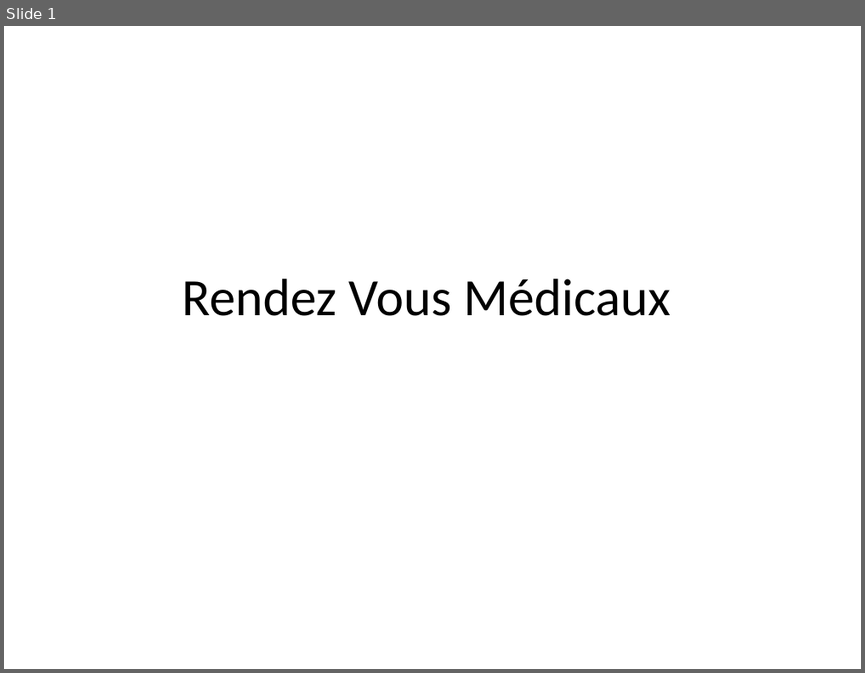
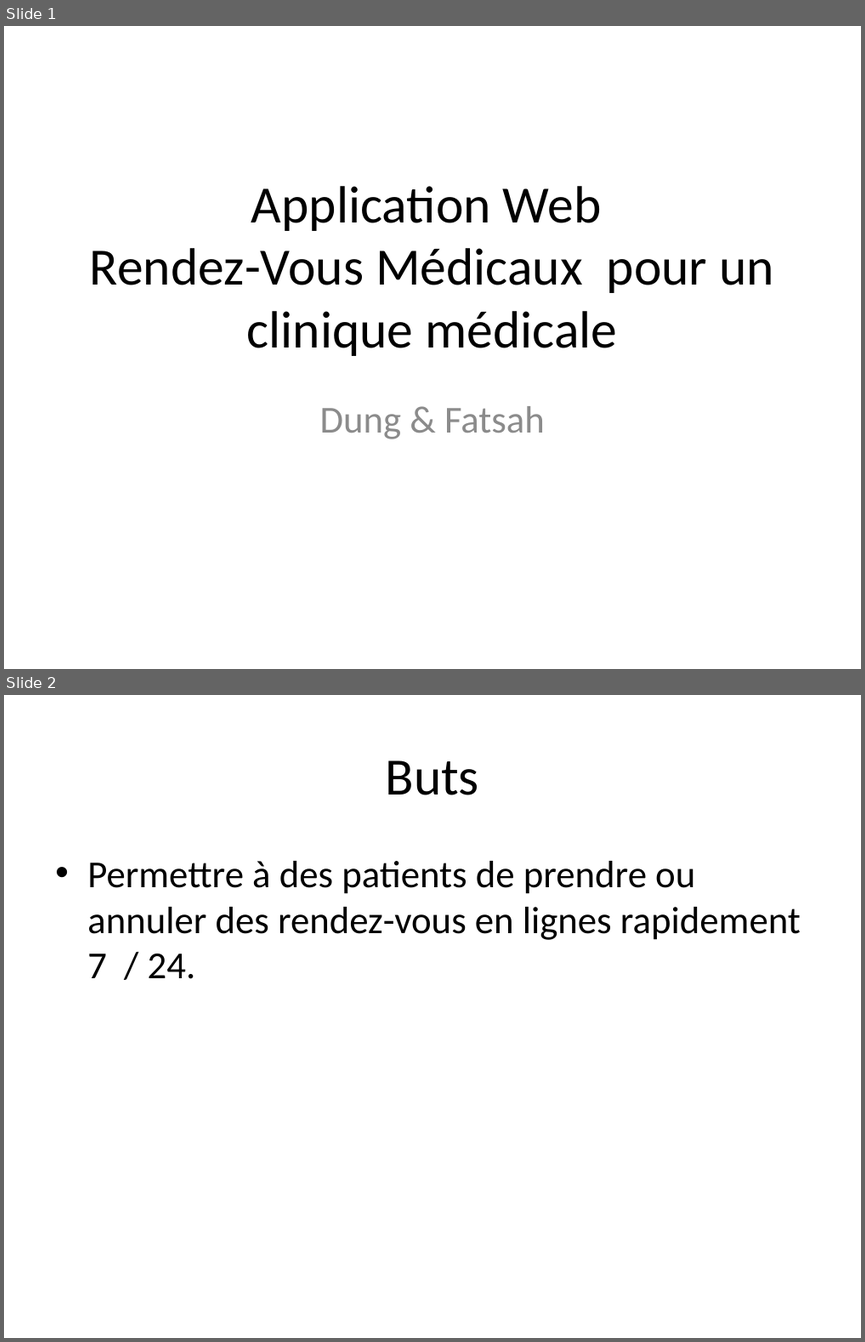
Before and after one commit to onlyad9/CBdeB_S5_PRJ_Demo, a slide deck: RendezVousMédicaux.pptx. Shown one above the other, each under a label of ours: slide 1 before the commit, slides 1 and 2 after it. The pictures are 865x673 and 865x1342 pixels, drawn with LibreOffice and Linux fonts; fonts in the diff are those of the drawing. Boxes give left, top, right and bottom in pixels: in the first picture for what was removed or moved away, otherwise in the second. Text is boxed around its words. In the diff, an @@ line names an element or a change of style, - is before the commit and + after.

```diff
--- a/RendezVousMédicaux.pptx
+++ b/RendezVousMédicaux.pptx
@@ slide 2 added at [4, 695, 861, 1338], background #FFFFFF @@
@@ title added at [386, 760, 479, 795], 44 pt, text #000000 @@
+Buts
@@ text added at [87, 861, 800, 979], 32 pt, text #000000 @@
+• Permettre à des patients de prendre ou annuler des rendez-vous en lignes rapidement 7 / 24.
@@ slide 1 changed as well @@
@@ title at [90, 186, 774, 356]: text changed @@
-Rendez Vous Médicaux
+Application Web
+Rendez-Vous Médicaux pour un clinique médicale
@@ subtitle added at [320, 406, 545, 439], 32 pt, text #8C8C8C @@
+Dung & Fatsah
```
Also in this commit, not shown: 9 other slides added, 4 other files.
